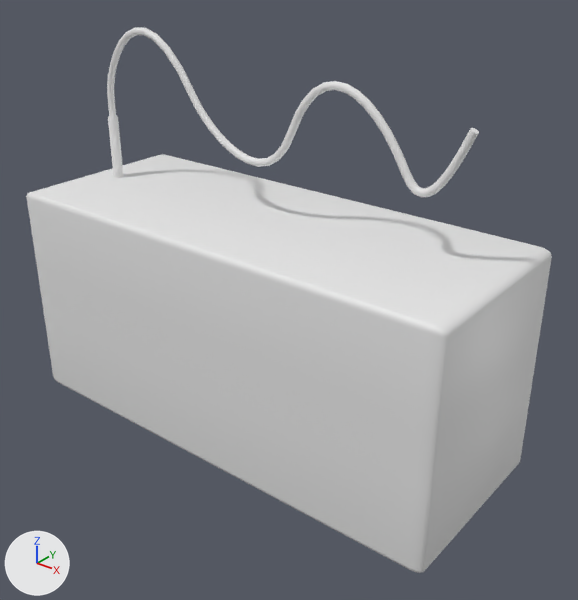
What one commit did to the FBX model LabTraining/Assets/LazySheep/Models/Toques.fbx.
Before and after are seen from a 50 mm lens placed at (1.69, -1.97, 1.77), pointed at (0.11, 0.0, 0.55). The axes (+X, +Y, +Z) are drawn at lower left. The lights are the same throughout. Where no turn or scale is listed for an object, it has been applied to the vertices.
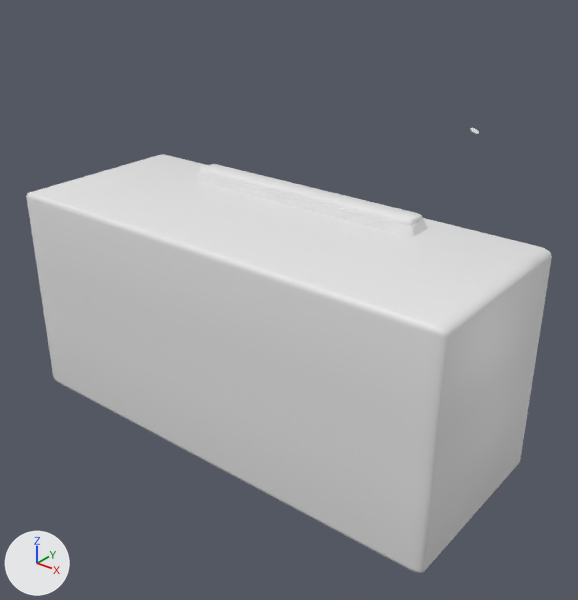
Where the newer file only moved an object's origin or applied its transform, the numbers keep the older frame.

What differs and where, as boxes (x1, y1, x2, y2) in the pictures (578 x 600 px):
'Cube.002', reshaped (18% shorter)
    before: (26, 27, 552, 573)
    after: (26, 128, 552, 573)
'Cube.001', added
    after: (196, 164, 427, 236)
part 1 of me_cube_011, deleted
    before: (107, 27, 478, 197)

What the commit changed:
me_cube_011 is used by ob_cube_002; location (0.0, 0.0, 0.0).
me_cube_011 had 829 vertices, 826 faces and spanned x -0.89..0.89, y -0.35..0.35, z 0.0..1.4.
me_cube_011 now has 205 vertices, 202 faces and spans x -0.89..0.89, y -0.35..0.35, z 0.0..1.25.
me_cube_011 part 1: 624 vertices removed from x -0.77..0.75, y -0.02..0.02, z 0.76..1.4.
me_cube_011 no longer uses material mat_toquesbase (white #e7e7e7).
Mesh me_cube_004 is new.
It has 173 vertices, 156 faces and spans x -0.493..0.493, y -0.056..0.056, z -0.038..0.017.
It uses material mat_toquesbase (white #e7e7e7).
Object 'Cube.001' (ob_cube_001) is new; it shows me_cube_004.
Its location is (0.0, 0.209, 0.858).
